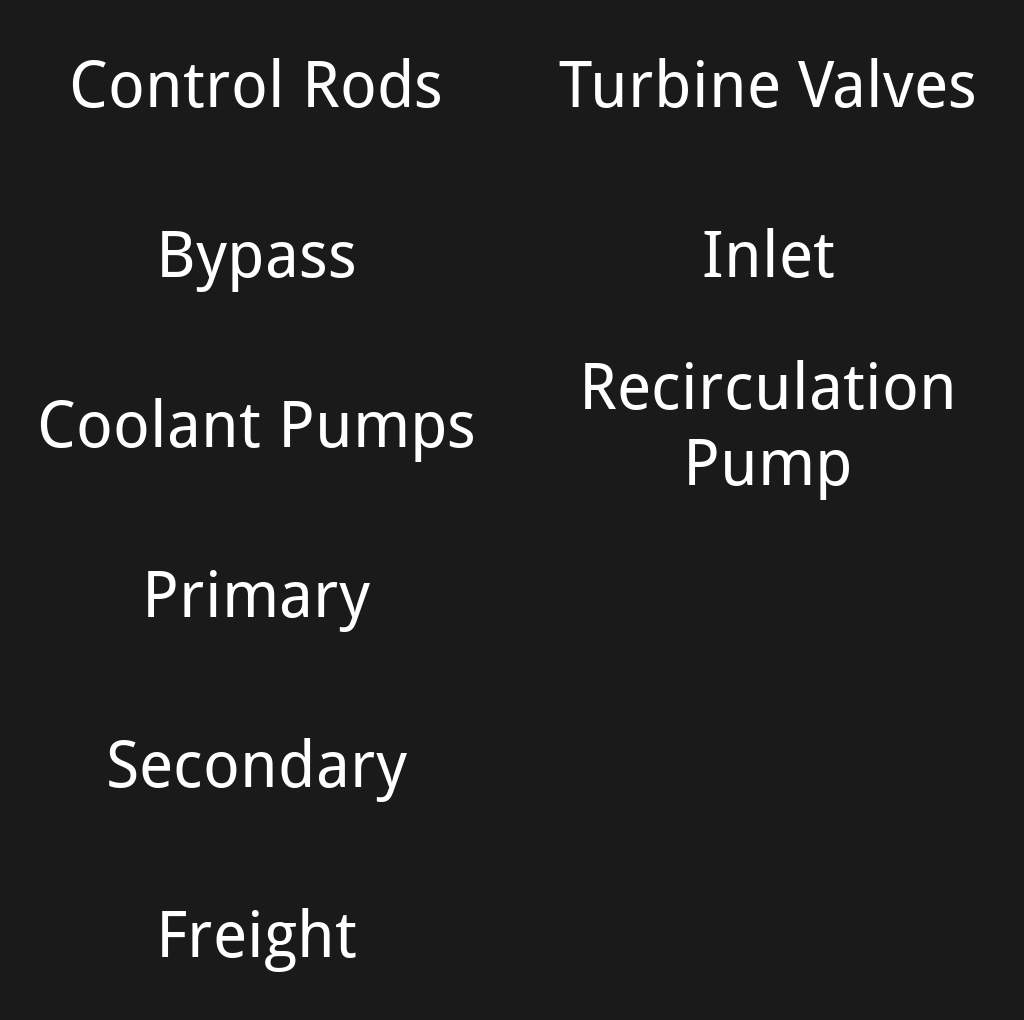
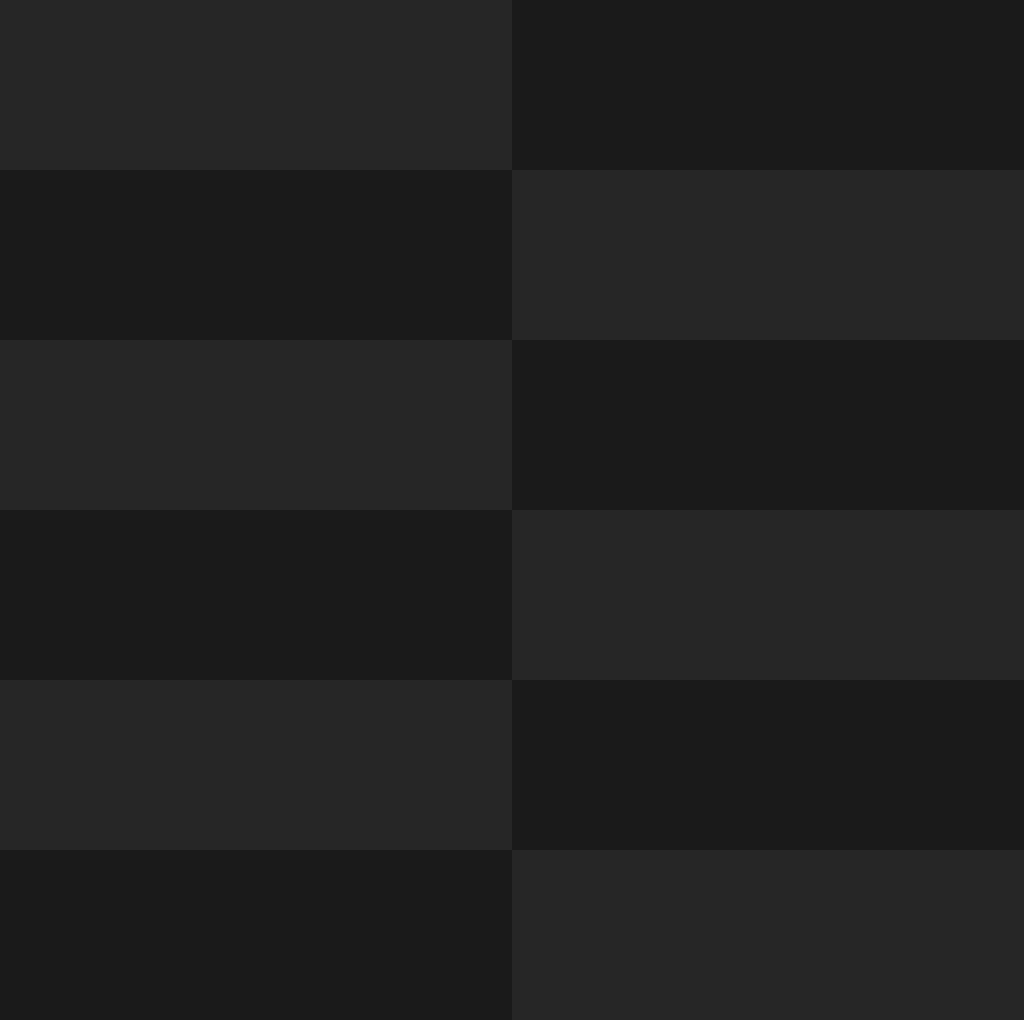
Two versions of the same layered image (1024px x 1020px). Layer-by-layer changes:
moved "Secondary" into group "Labels 1" over (109, 738, 407, 802)
moved "Recirculation Pump" into group "Labels 1" over (585, 360, 952, 500)
moved "Freight" into group "Labels 1" over (162, 908, 356, 972)
moved "Primary" into group "Labels 1" over (148, 570, 370, 632)
moved "Inlet" into group "Labels 1" over (704, 228, 834, 278)
moved "Coolant Pumps" into group "Labels 1" over (40, 398, 473, 462)
moved "Bypass" into group "Labels 1" over (162, 231, 354, 292)
moved "Turbine Valves" into group "Labels 1" over (559, 58, 974, 108)
moved "Control Rods" into group "Labels 1" over (72, 58, 440, 108)
showed "Layer" over (0, 0, 1024, 1020)
